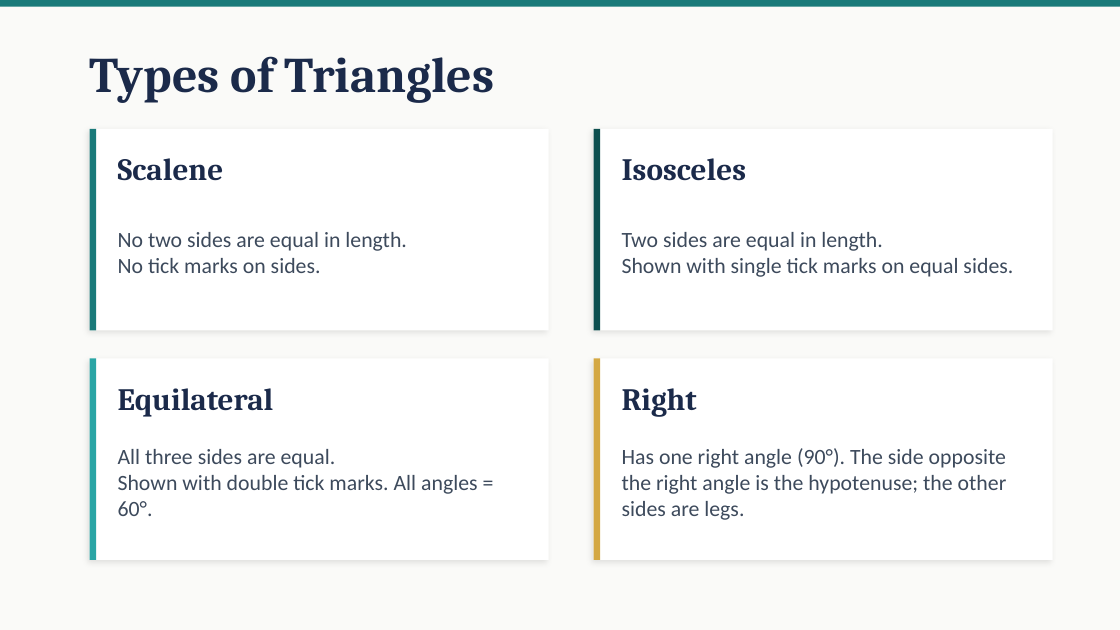
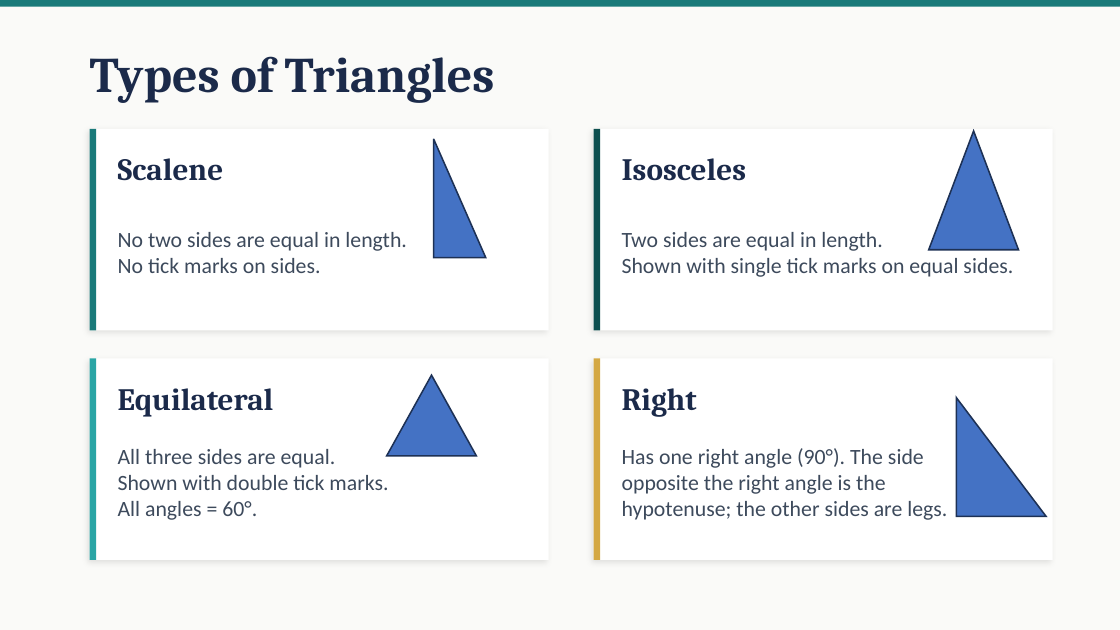
Before and after one commit to andrewhvolk/andrewhvolk.github.io, a slide deck: slide 31 of slides/Math130Unit2C.pptx. Drawn at 1120x630 pixels with LibreOffice and Linux fonts; fonts in the diff are those of the drawing. Boxes give left, top, right and bottom in pixels: in the first picture for what was removed or moved away, otherwise in the second. Text is boxed around its words. In the diff, an @@ line names an element or a change of style, - is before the commit and + after.

```diff
--- a/slides/Math130Unit2C.pptx
+++ b/slides/Math130Unit2C.pptx
@@ triangle added at [433,139,486,258], fill #4472C4, outline #1E3256 1 pt @@
@@ triangle added at [928,131,1018,250], fill #4472C4, outline #1E3256 1 pt @@
@@ triangle added at [386,375,476,456], fill #4472C4, outline #1E3256 1 pt @@
@@ triangle added at [956,398,1046,516], fill #4472C4, outline #1E3256 1 pt @@
@@ text "All three sides are equal. ..." rewrapped from [118,449,478,516] to [118,449,388,520] @@
@@ text "Has one right angle (90°). ..." rewrapped from [622,448,1007,520] to [622,448,947,520] @@
```
Also in this commit, not shown: 8 other slides changed.
